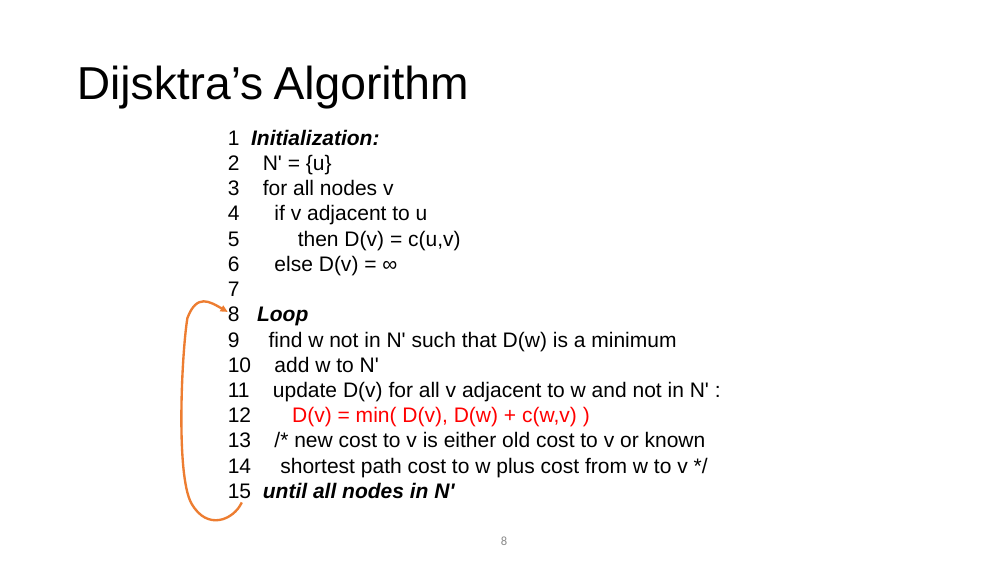
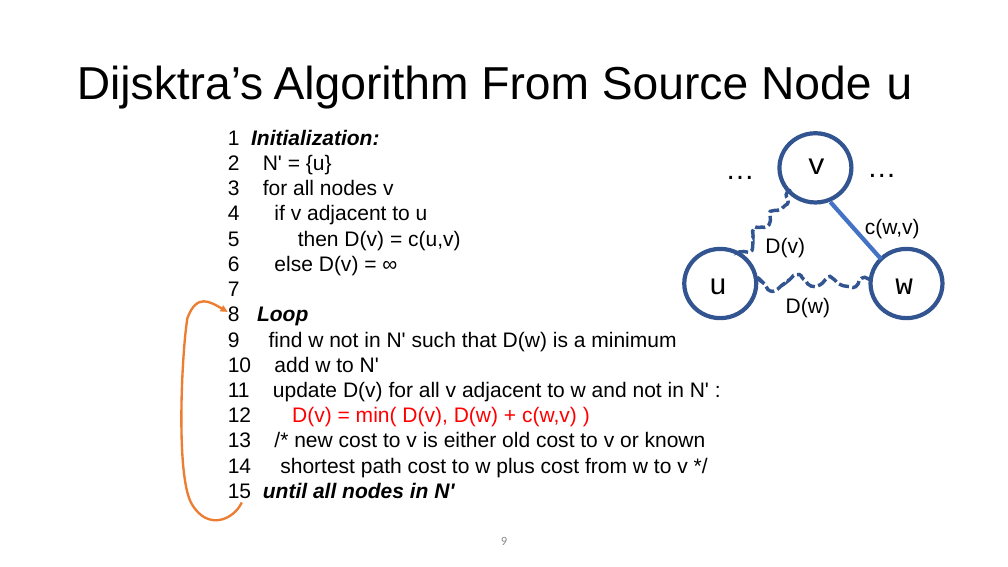
Before and after one commit to ngsrinivas/coursegen, a slide deck: slide 9 of ex/552-F20/staging/552-F20/lectures/08-distributed.pptx (slide 8 before the commit). Drawn at 1008x567 pixels with LibreOffice and Linux fonts; fonts in the diff are those of the drawing. Boxes give left, top, right and bottom in pixels: in the first picture for what was removed or moved away, otherwise in the second. Text is boxed around its words. In the diff, an @@ line names an element or a change of style, - is before the commit and + after.

```diff
--- a/ex/552-F20/staging/552-F20/lectures/08-distributed.pptx
+++ b/ex/552-F20/staging/552-F20/lectures/08-distributed.pptx
@@ title at (x1=77, y1=65, x2=913, y2=109): text changed @@
-Dijsktra’s Algorithm
+Dijsktra’s Algorithm From Source Node u
@@ text added at (x1=704, y1=146, x2=777, y2=189), 28 pt, text #000000 @@
+…
@@ ellipse added at (x1=780, y1=133, x2=851, y2=203), outline #325491 4 pt @@
@@ text added at (x1=845, y1=145, x2=918, y2=188), 28 pt, text #000000 @@
+…
@@ text added at (x1=808, y1=158, x2=826, y2=174), 28 pt, text #000000 @@
+v
@@ freeform shape added at (x1=735, y1=188, x2=798, y2=260), outline #325491 3.25 pt dashed @@
@@ line added from (881, 259) to (830, 202), #4472C4 4 pt @@
@@ text added at (x1=765, y1=237, x2=805, y2=258), 20 pt, text #000000 @@
+D(v)
@@ text added at (x1=865, y1=218, x2=920, y2=239), 20 pt, text #000000 @@
+c(w,v)
@@ ellipse added at (x1=684, y1=249, x2=756, y2=318), outline #325491 4 pt @@
@@ ellipse added at (x1=871, y1=249, x2=943, y2=318), outline #325491 4 pt @@
@@ text added at (x1=709, y1=278, x2=727, y2=295), 28 pt, text #000000 @@
+u
@@ freeform shape added at (x1=757, y1=274, x2=870, y2=291), outline #325491 3.25 pt dashed @@
@@ text added at (x1=786, y1=297, x2=830, y2=317), 20 pt, text #000000 @@
+D(w)
@@ text added at (x1=895, y1=278, x2=913, y2=294), 28 pt, text #000000 @@
+w
```
Also in this commit, not shown: 5 other slides changed, 1 slide added, 1 other file.
